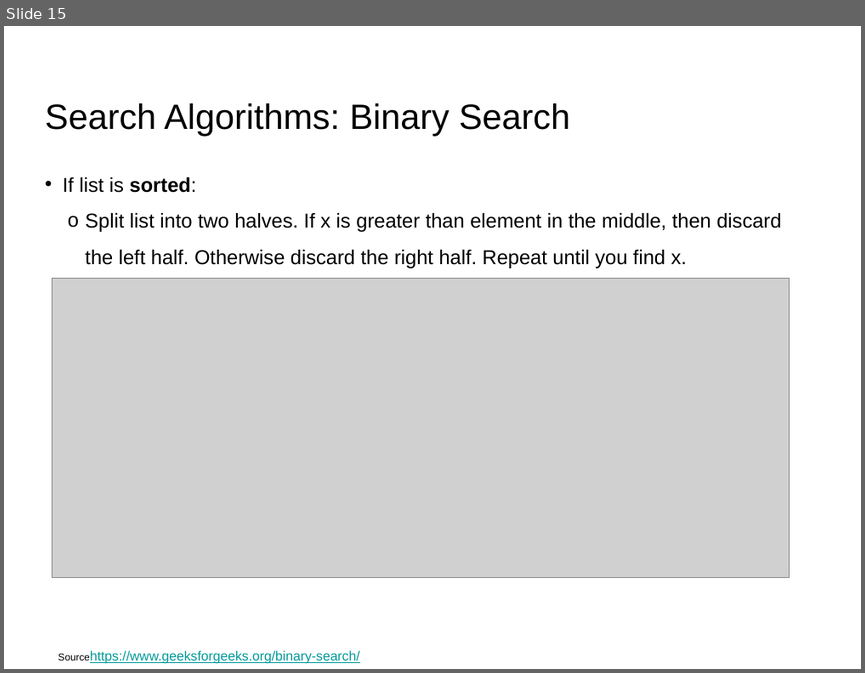
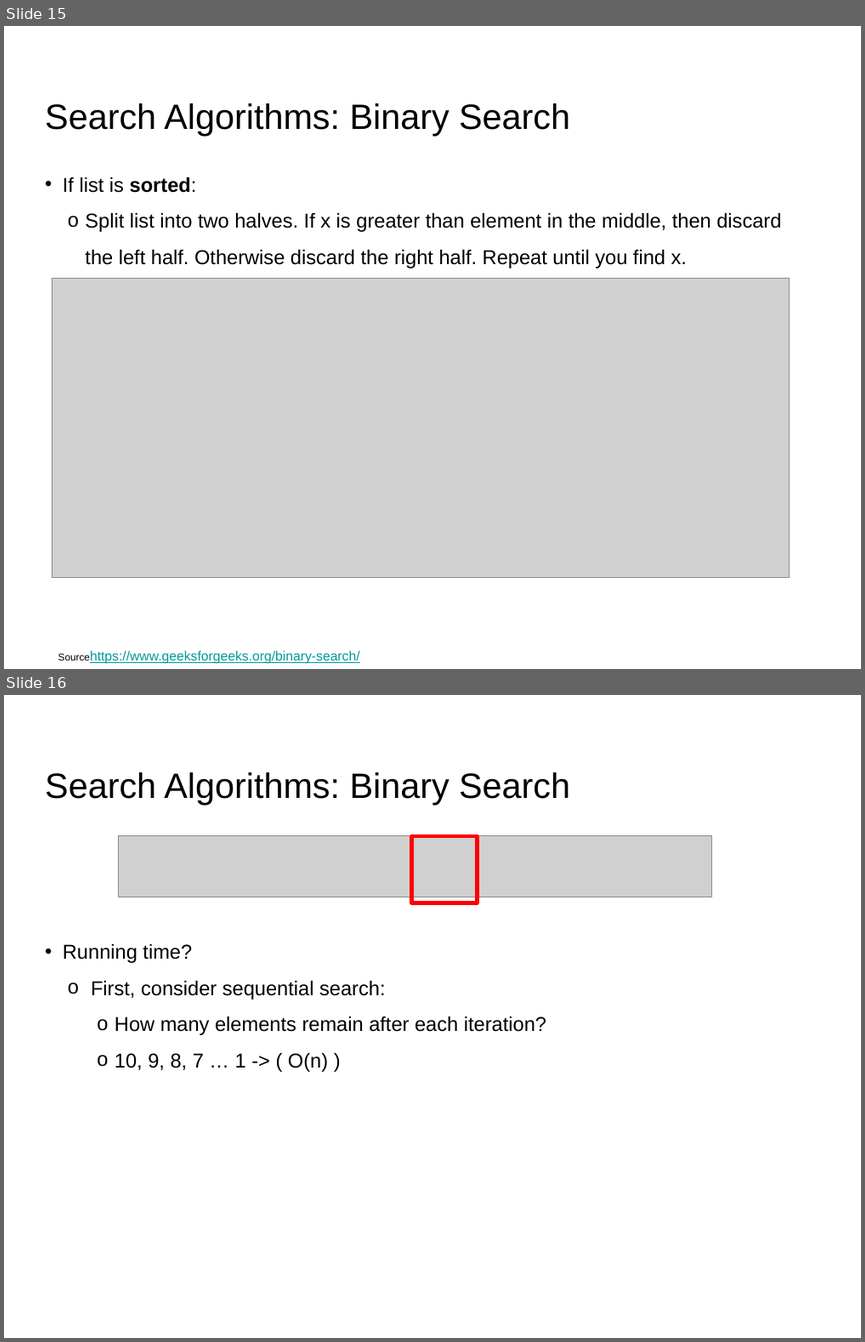
Before and after one commit to UCLA-LACC-21/M2_Algorithms, a slide deck: Algorithms_Module2_LACC21_part2.pptx. Shown one above the other, each under a label of ours: slide 15 before the commit, slides 15 and 16 after it. The pictures are 865x673 and 865x1342 pixels, drawn with LibreOffice and Linux fonts; fonts in the diff are those of the drawing; grey boxes stand for pictures. Boxes give left, top, right and bottom in pixels: in the first picture for what was removed or moved away, otherwise in the second. Text is boxed around its words. In the diff, an @@ line names an element or a change of style, - is before the commit and + after.

```diff
--- a/Algorithms_Module2_LACC21_part2.pptx
+++ b/Algorithms_Module2_LACC21_part2.pptx
@@ slide 16 added at <box>4,695,861,1338</box>, background #FFFFFF @@
@@ title added at <box>45,772,570,805</box>, 42 pt, text #000000 @@
+Search Algorithms: Binary Search
@@ picture added at <box>119,836,712,896</box> @@
@@ rectangle added at <box>412,836,477,903</box>, outline #FF0000 4.5 pt @@
@@ text added at <box>63,944,546,1072</box>, 24 pt, text #000000 @@
+• Running time?
+  o First, consider sequential search:
+    o How many elements remain after each iteration?
+    o 10, 9, 8, 7 … 1 -> ( O(n) )
```
Also in this commit, not shown: 3 other slides added.
